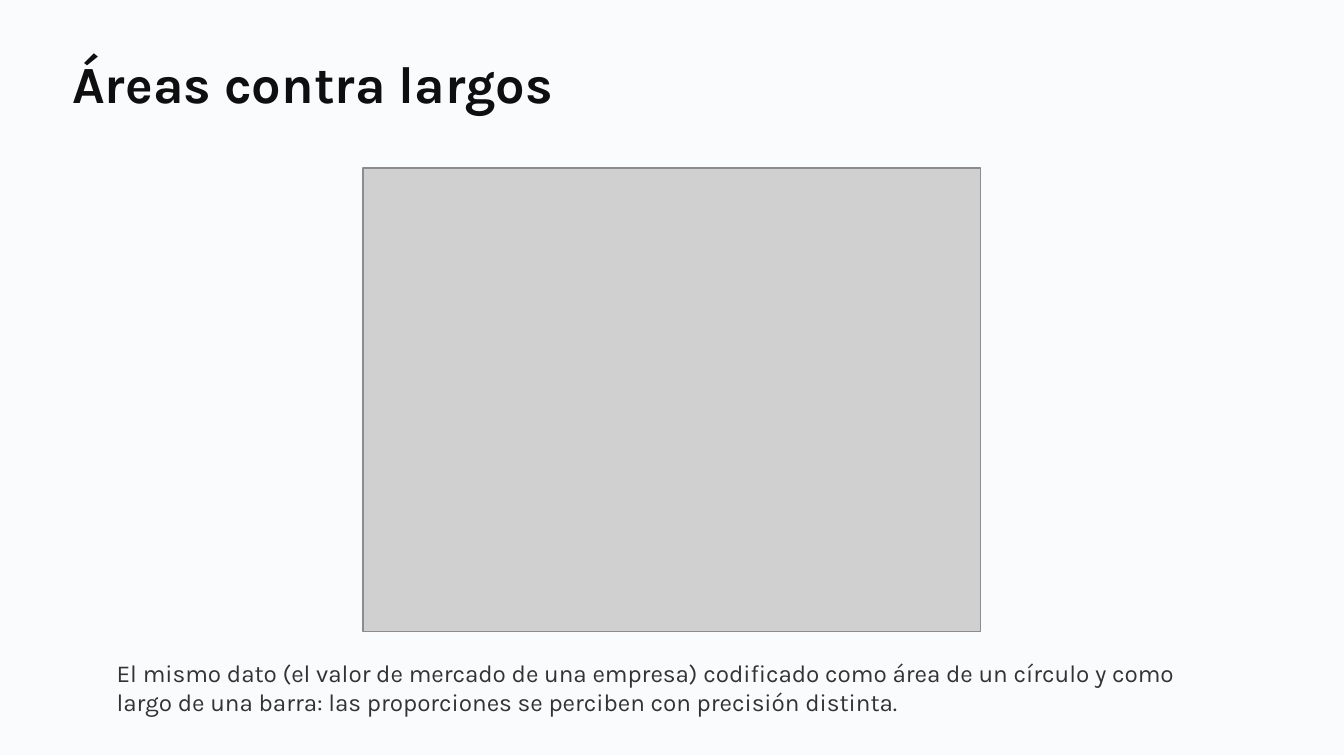
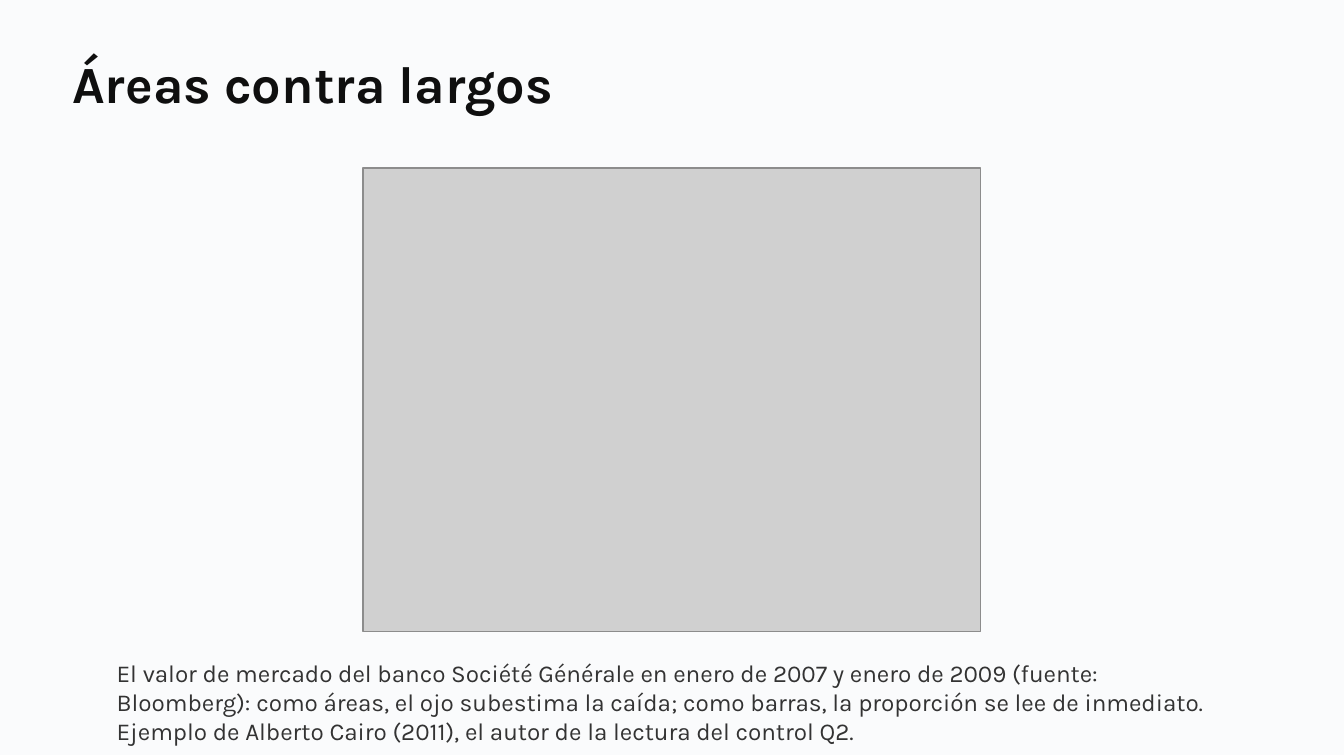
Before and after one commit to daniopitz/cienciadatos, a slide deck: slide 32 of presentaciones/clase03_visualizacion_eda.pptx. Drawn at 1344x755 pixels with LibreOffice and Linux fonts; fonts in the diff are those of the drawing; grey boxes stand for pictures. Boxes give left, top, right and bottom in pixels: in the first picture for what was removed or moved away, otherwise in the second. Text is boxed around its words. In the diff, an @@ line names an element or a change of style, - is before the commit and + after.

```diff
--- a/presentaciones/clase03_visualizacion_eda.pptx
+++ b/presentaciones/clase03_visualizacion_eda.pptx
@@ text at (117,663,1203,746): text changed @@
-El mismo dato (el valor de mercado de una empresa) codificado como área de un círculo y como largo de una barra: las proporciones se perciben con precisión distinta.
+El valor de mercado del banco Société Générale en enero de 2007 y enero de 2009 (fuente: Bloomberg): como áreas, el ojo subestima la caída; como barras, la proporción se lee de inmediato. Ejemplo de Alberto Cairo (2011), el autor de la lectura del control Q2.
```
Also in this commit, not shown: 11 other slides changed, 1 other file.
